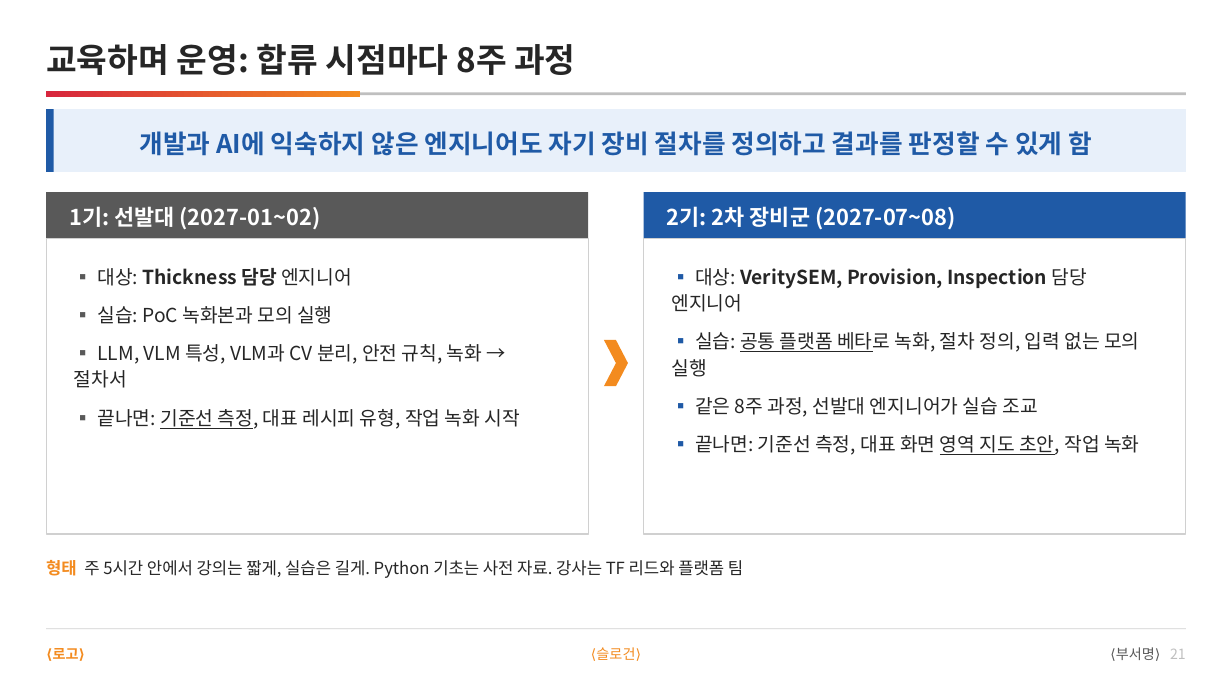
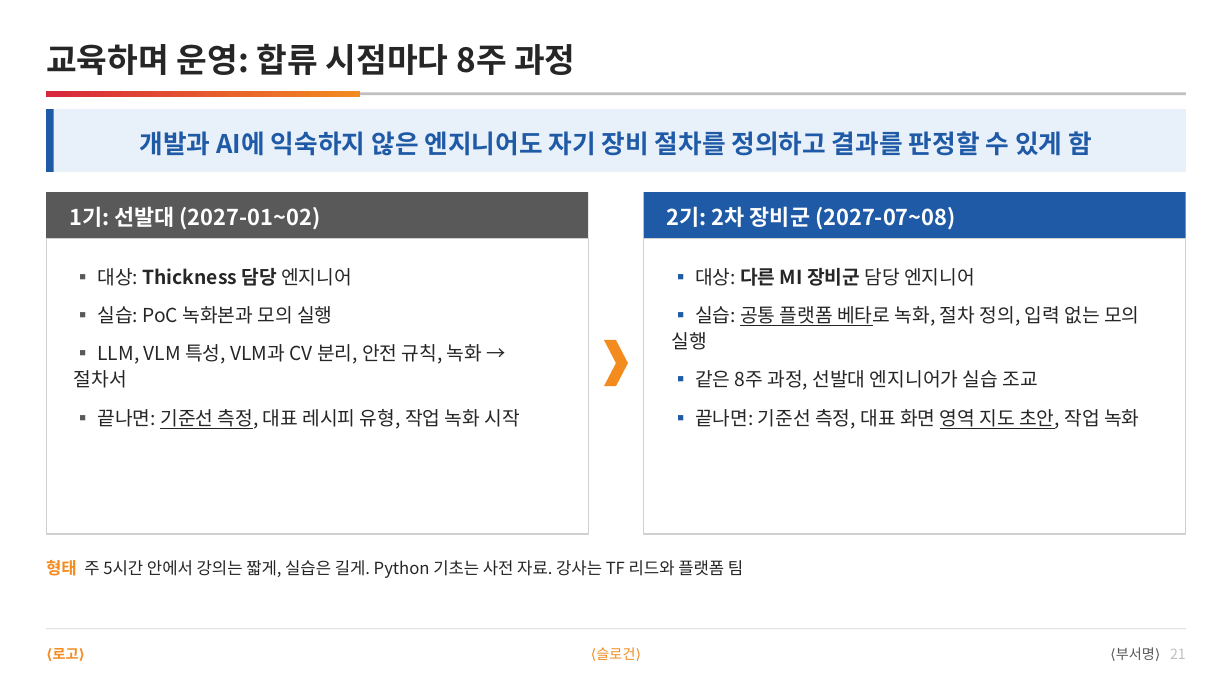
Before and after one commit to DarrenKoi/pm_notes, a slide deck: slide 21 of my-task/arc-tf/deliverables/arc-tf-team-full.pptx. Drawn at 1232x693 pixels with LibreOffice and Linux fonts; fonts in the diff are those of the drawing. Boxes give left, top, right and bottom in pixels: in the first picture for what was removed or moved away, otherwise in the second. Text is boxed around its words. In the diff, an @@ line names an element or a change of style, - is before the commit and + after.

```diff
--- a/my-task/arc-tf/deliverables/arc-tf-team-full.pptx
+++ b/my-task/arc-tf/deliverables/arc-tf-team-full.pptx
@@ text at (695, 268, 975, 286): text changed; bold off @@
-▪ 대상: VeritySEM, Provision, Inspection 담당 엔지니어
+▪ 대상: 다른 MI 장비군 담당 엔지니어
```
Also in this commit, not shown: 6 other slides changed, 19 other files.
